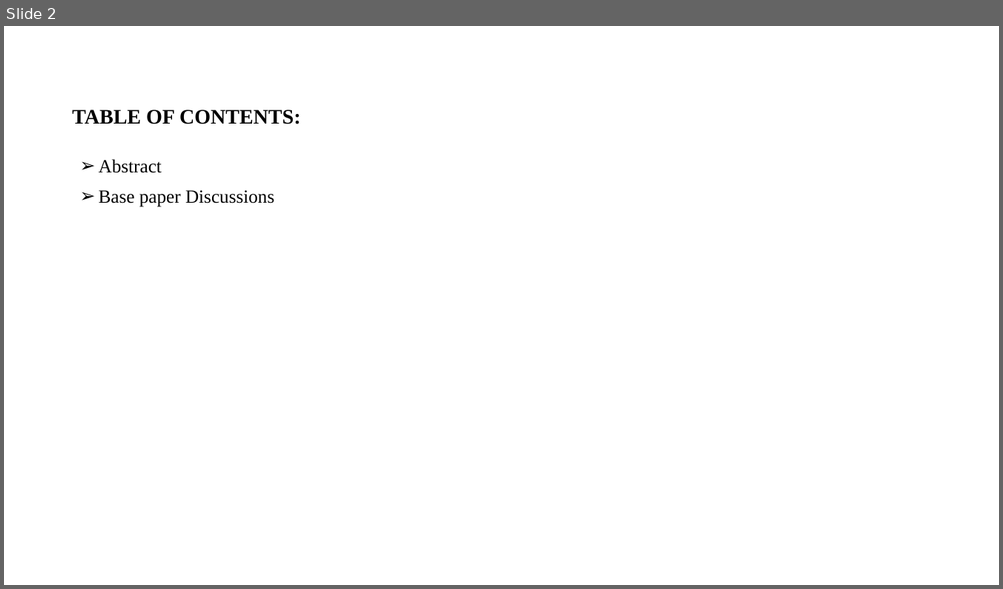
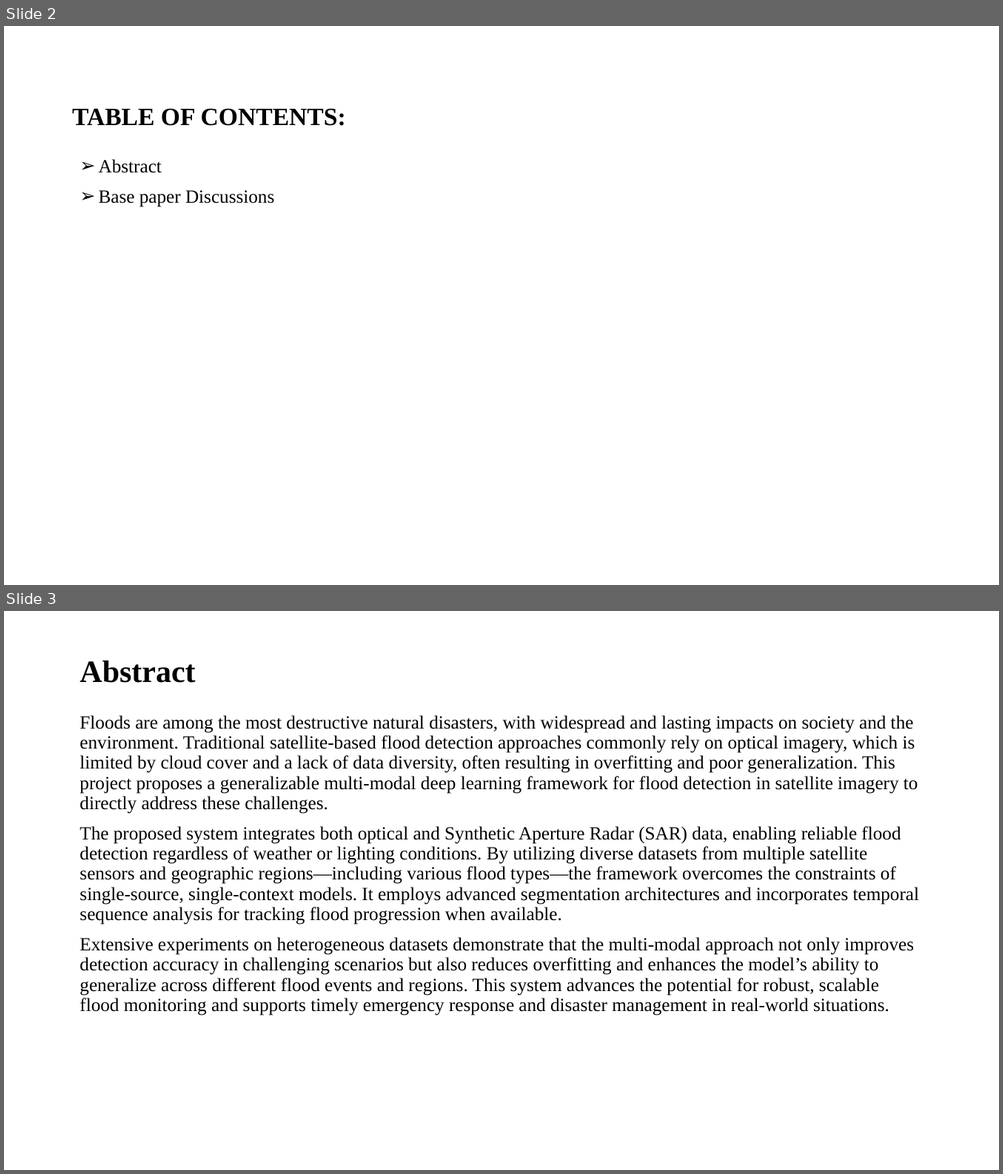
Before and after one commit to mskchaithanyaraj/C14-project-details, a slide deck: PPT/C14 - PPT.pptx. Shown one above the other, each under a label of ours: slide 2 before the commit, slides 2 and 3 after it. The pictures are 1003x589 and 1003x1174 pixels, drawn with LibreOffice and Linux fonts; fonts in the diff are those of the drawing. Boxes give left, top, right and bottom in pixels: in the first picture for what was removed or moved away, otherwise in the second. Text is boxed around its words. In the diff, an @@ line names an element or a change of style, - is before the commit and + after.

```diff
--- a/PPT/C14 - PPT.pptx
+++ b/PPT/C14 - PPT.pptx
@@ slide 3 added at [4, 611, 999, 1170], background #FFFFFF @@
@@ title added at [79, 661, 195, 683], 30 pt, text #000000, bold @@
+Abstract
@@ text added at [79, 715, 919, 1016], 18 pt, text #000000 @@
+Floods are among the most destructive natural disasters, with widespread and lasting impacts on society and the environment. Traditional satellite-based flood detection approaches commonly rely on optical imagery, which is limited by cloud cover and a lack of data diversity, often resulting in overfitting and poor generalization. This project proposes a generalizable multi-modal deep learning framework for flood detection in satellite imagery to directly address these challenges.
+The proposed system integrates both optical and Synthetic Aperture Radar (SAR) data, enabling reliable flood detection regardless of weather or lighting conditions. By utilizing diverse datasets from multiple satellite sensors and geographic regions—including various flood types—the framework overcomes the constraints of single-source, single-context models. It employs advanced segmentation architectures and incorporates temporal sequence analysis for tracking flood progression when available.
+Extensive experiments on heterogeneous datasets demonstrate that the multi-modal approach not only improves detection accuracy in challenging scenarios but also reduces overfitting and enhances the model’s ability to generalize across different flood events and regions. This system advances the potential for robust, scalable flood monitoring and supports timely emergency response and disaster management in real-world situations.
@@ slide 2 changed as well @@
@@ title "TABLE OF CONTENTS:" at [72, 108, 346, 126]: size 20 to 24 pt @@
```
Also in this commit, not shown: 3 other slides changed, 3 other slides added, 3 slides removed, 1 other file.
